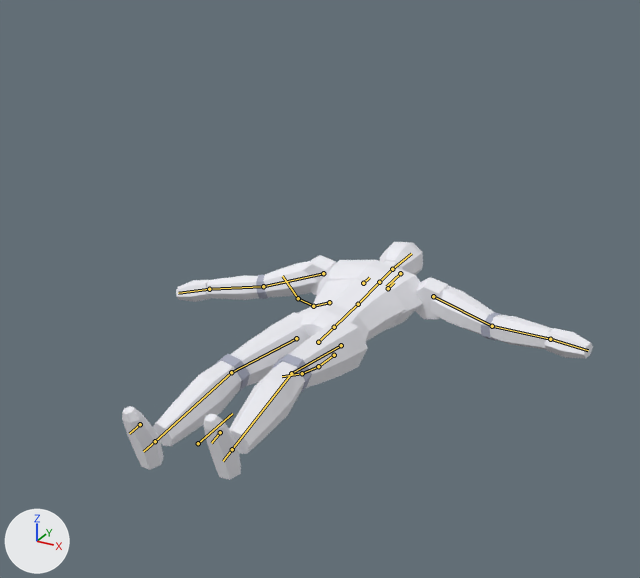
An edit to the Blender file blender/mannequin.blend, drawn before and after from the same camera.
One viewpoint serves both versions: a 50 mm camera at (1.54, -1.97, 1.76) aimed at (0.12, 0.6, 0.47). Arrows for +X, +Y and +Z are at lower left; the lights stay in place. The older version comes first. Both versions are drawn at frame 79 of the action 'Death'; the numbers are the values there. The bones that bend it are drawn over the model as lines.

The first picture shows 'mannequin'.
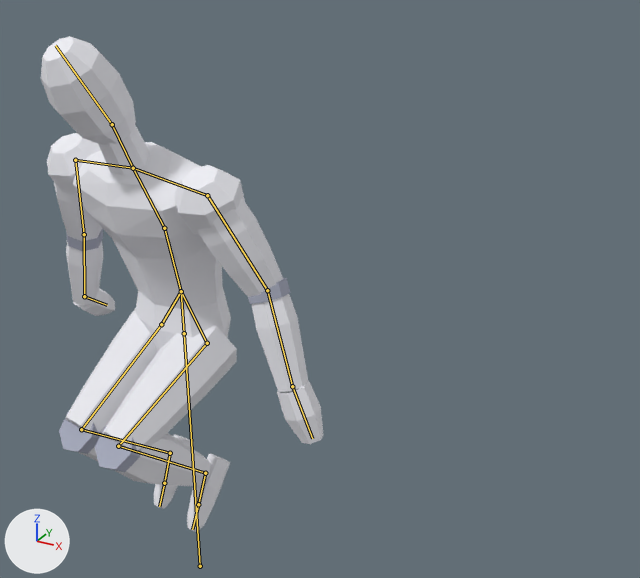
Pixel boxes [x1, y1, x2, y2] of what changed, in the pictures (640 x 578 px):
```json
{"object": "mannequin", "change": "posed", "before": [122, 242, 593, 480], "after": [41, 37, 324, 532], "on screen": "40% narrower, 108% taller"}
{"bone": "root", "before": "(198, 443) to (232, 413)", "after": "(200, 566) to (184, 333)"}
{"bone": "hips", "before": "(318, 342) to (334, 327)", "after": "(184, 333) to (181, 291)"}
{"bone": "spine1", "before": "(334, 327) to (358, 304)", "after": "(181, 291) to (164, 228)"}
{"bone": "spine2", "before": "(358, 304) to (379, 282)", "after": "(164, 228) to (133, 168)"}
{"bone": "neck", "before": "(379, 282) to (392, 269)", "after": "(133, 168) to (112, 124)"}
{"bone": "head", "before": "(392, 269) to (411, 253)", "after": "(112, 124) to (55, 45)"}
{"bone": "upper_arm_L", "before": "(433, 296) to (492, 326)", "after": "(207, 195) to (267, 290)"}
{"bone": "forearm_L", "before": "(492, 326) to (550, 339)", "after": "(267, 290) to (292, 386)"}
{"bone": "hand_L", "before": "(550, 339) to (588, 350)", "after": "(292, 386) to (312, 438)"}
{"bone": "upper_arm_R", "before": "(323, 273) to (263, 286)", "after": "(75, 160) to (84, 234)"}
{"bone": "forearm_R", "before": "(263, 286) to (209, 289)", "after": "(84, 234) to (84, 296)"}
{"bone": "hand_R", "before": "(209, 289) to (178, 293)", "after": "(84, 296) to (107, 305)"}
{"bone": "thigh_L", "before": "(341, 345) to (291, 373)", "after": "(207, 343) to (118, 446)"}
{"bone": "shin_L", "before": "(291, 373) to (232, 449)", "after": "(118, 446) to (205, 473)"}
{"bone": "thigh_R", "before": "(296, 338) to (231, 372)", "after": "(161, 324) to (81, 429)"}
{"bone": "shin_R", "before": "(231, 372) to (155, 441)", "after": "(81, 429) to (170, 453)"}
```

Scene script edits in JSON lines:
```json
{"block": "bone_root", "where": "bone_root = bpy.data.objects['humanoid_rig'].pose.bones['root']"}
{"op": "set", "path": "bone_root.location", "old": "(0.0, 0.12, 0.0)", "new": "(0.0, -0.361, 0.035)"}
{"op": "set", "path": "bone_root.rotation_quaternion", "old": "(0.719, -0.695, 0.0, 0.0)", "new": "(1.0, 0.0, 0.0, 0.0)", "note": "degrees (-88, 0, 0) -> degrees (0, 0, 0)"}
{"block": "bone_hips", "where": "bone_hips = bpy.data.objects['humanoid_rig'].pose.bones['hips']  # child of 'root'"}
{"op": "set", "path": "bone_hips.location", "old": "(0.018, -0.115, 0.0)", "new": "(0.0, 0.0, 0.0)"}
{"op": "set", "path": "bone_hips.rotation_quaternion", "old": "(0.999, 0.001, -0.035, 0.017)", "new": "(0.996, 0.0, -0.087, 0.0)", "note": "degrees (0, -4, 2) -> degrees (0, -10, 0)"}
{"block": "bone_spine1", "where": "bone_spine1 = bpy.data.objects['humanoid_rig'].pose.bones['spine1']  # child of 'hips'"}
{"op": "set", "path": "bone_spine1.rotation_quaternion", "old": "(1.0, 0.017, 0.0, -0.017)", "new": "(0.994, 0.106, 0.0, 0.0)", "note": "degrees (2, 0, -2) -> degrees (12, 0, 0)"}
{"block": "bone_spine2", "where": "bone_spine2 = bpy.data.objects['humanoid_rig'].pose.bones['spine2']  # child of 'spine1'"}
{"op": "set", "path": "bone_spine2.rotation_quaternion", "old": "(0.999, 0.009, 0.035, 0.0)", "new": "(0.993, 0.115, 0.0, 0.0)", "note": "degrees (1, 4, 0) -> degrees (13, 0, 0)"}
{"block": "bone_neck", "where": "bone_neck = bpy.data.objects['humanoid_rig'].pose.bones['neck']  # child of 'spine2'"}
{"op": "set", "path": "bone_neck.rotation_quaternion", "old": "(1.0, 0.0, 0.0, 0.0)", "new": "(1.0, -0.017, 0.0, 0.0)", "note": "degrees (0, 0, 0) -> degrees (-2, 0, 0)"}
{"block": "bone_head", "where": "bone_head = bpy.data.objects['humanoid_rig'].pose.bones['head']  # child of 'neck'"}
{"op": "set", "path": "bone_head.rotation_quaternion", "old": "(0.987, -0.079, 0.138, 0.02)", "new": "(0.996, 0.089, 0.0, 0.0)", "note": "degrees (-9, 16, 1) -> degrees (10, 0, 0)"}
{"block": "bone_upper_arm_l", "where": "bone_upper_arm_l = bpy.data.objects['humanoid_rig'].pose.bones['upper_arm_L']  # child of 'clavicle_L'"}
{"op": "set", "path": "bone_upper_arm_l.rotation_quaternion", "old": "(0.787, 0.048, -0.038, -0.615)", "new": "(0.978, -0.054, 0.011, -0.2)", "note": "degrees (7, 0, -76) -> degrees (-6, 0, -23)"}
{"block": "bone_forearm_l", "where": "bone_forearm_l = bpy.data.objects['humanoid_rig'].pose.bones['forearm_L']  # child of 'upper_arm_L'"}
{"op": "set", "path": "bone_forearm_l.rotation_quaternion", "old": "(0.991, -0.131, 0.0, 0.0)", "new": "(0.985, -0.173, 0.0, 0.0)", "note": "degrees (-15, 0, 0) -> degrees (-20, 0, 0)"}
{"block": "bone_hand_l", "where": "bone_hand_l = bpy.data.objects['humanoid_rig'].pose.bones['hand_L']  # child of 'forearm_L'"}
{"op": "set", "path": "bone_hand_l.rotation_quaternion", "old": "(0.999, 0.035, 0.0, 0.0)", "new": "(0.998, 0.061, 0.0, 0.0)", "note": "degrees (4, 0, 0) -> degrees (7, 0, 0)"}
{"block": "bone_upper_arm_r", "where": "bone_upper_arm_r = bpy.data.objects['humanoid_rig'].pose.bones['upper_arm_R']  # child of 'clavicle_R'"}
{"op": "set", "path": "bone_upper_arm_r.rotation_quaternion", "old": "(0.801, 0.113, 0.082, 0.582)", "new": "(0.981, -0.086, -0.015, 0.173)", "note": "degrees (16, 0, 72) -> degrees (-10, 0, 20)"}
{"block": "bone_forearm_r", "where": "bone_forearm_r = bpy.data.objects['humanoid_rig'].pose.bones['forearm_R']  # child of 'upper_arm_R'"}
{"op": "set", "path": "bone_forearm_r.rotation_quaternion", "old": "(0.996, -0.087, 0.0, 0.0)", "new": "(0.999, -0.052, 0.0, 0.0)", "note": "degrees (-10, 0, 0) -> degrees (-6, 0, 0)"}
{"block": "bone_hand_r", "where": "bone_hand_r = bpy.data.objects['humanoid_rig'].pose.bones['hand_R']  # child of 'forearm_R'"}
{"op": "set", "path": "bone_hand_r.rotation_quaternion", "old": "(0.999, 0.044, 0.0, 0.0)", "new": "(0.93, 0.367, 0.0, 0.0)", "note": "degrees (5, 0, 0) -> degrees (43, 0, 0)"}
{"block": "bone_thigh_l", "where": "bone_thigh_l = bpy.data.objects['humanoid_rig'].pose.bones['thigh_L']  # child of 'pelvis_L'"}
{"op": "set", "path": "bone_thigh_l.rotation_quaternion", "old": "(0.995, -0.105, 0.0, 0.0)", "new": "(0.852, -0.523, 0.0, 0.0)", "note": "degrees (-12, 0, 0) -> degrees (-63, 0, 0)"}
{"block": "bone_shin_l", "where": "bone_shin_l = bpy.data.objects['humanoid_rig'].pose.bones['shin_L']  # child of 'thigh_L'"}
{"op": "set", "path": "bone_shin_l.rotation_quaternion", "old": "(0.985, 0.174, 0.0, 0.0)", "new": "(0.551, 0.834, 0.0, 0.0)", "note": "degrees (20, 0, 0) -> degrees (113, 0, 0)"}
{"block": "bone_thigh_r", "where": "bone_thigh_r = bpy.data.objects['humanoid_rig'].pose.bones['thigh_R']  # child of 'pelvis_R'"}
{"op": "set", "path": "bone_thigh_r.rotation_quaternion", "old": "(0.996, -0.052, -0.004, 0.07)", "new": "(0.878, -0.478, 0.0, 0.0)", "note": "degrees (-6, 0, 8) -> degrees (-57, 0, 0)"}
{"block": "bone_shin_r", "where": "bone_shin_r = bpy.data.objects['humanoid_rig'].pose.bones['shin_R']  # child of 'thigh_R'"}
{"op": "set", "path": "bone_shin_r.rotation_quaternion", "old": "(0.993, 0.122, 0.0, 0.0)", "new": "(0.58, 0.815, 0.0, 0.0)", "note": "degrees (14, 0, 0) -> degrees (109, 0, 0)"}
```
